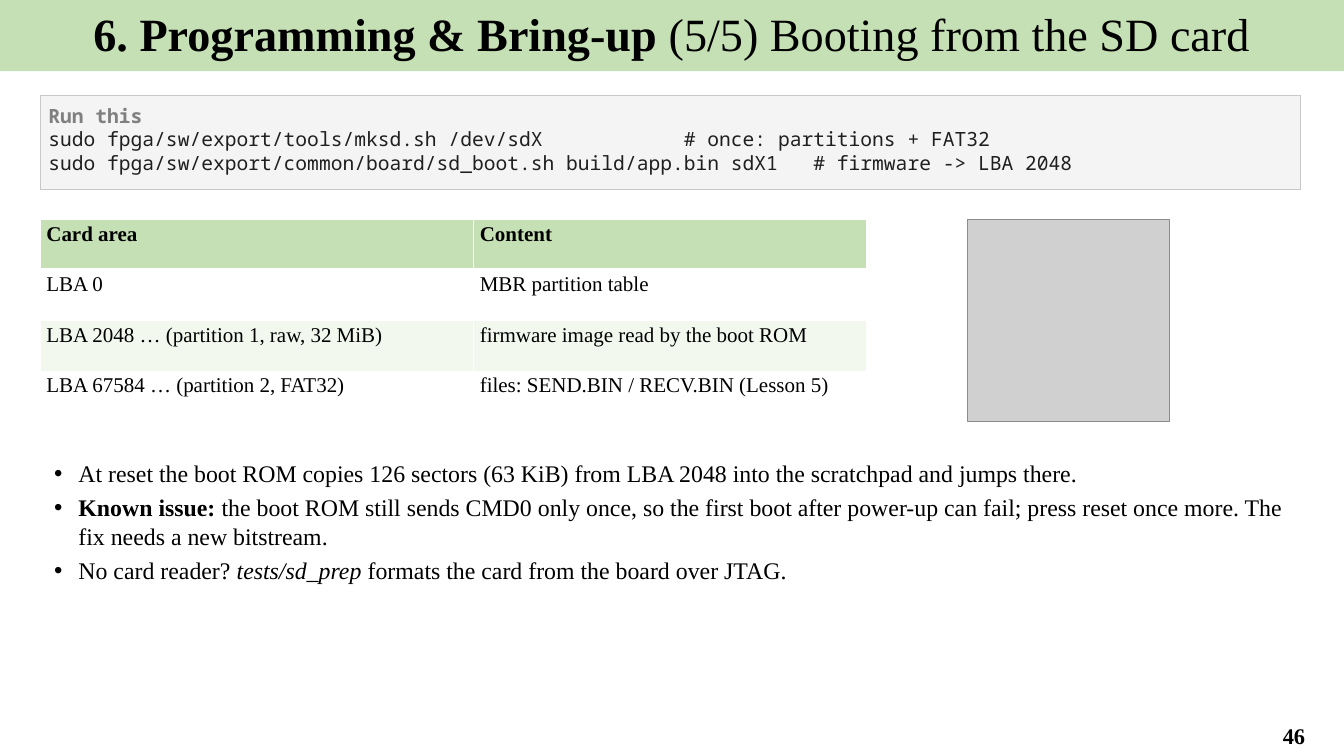
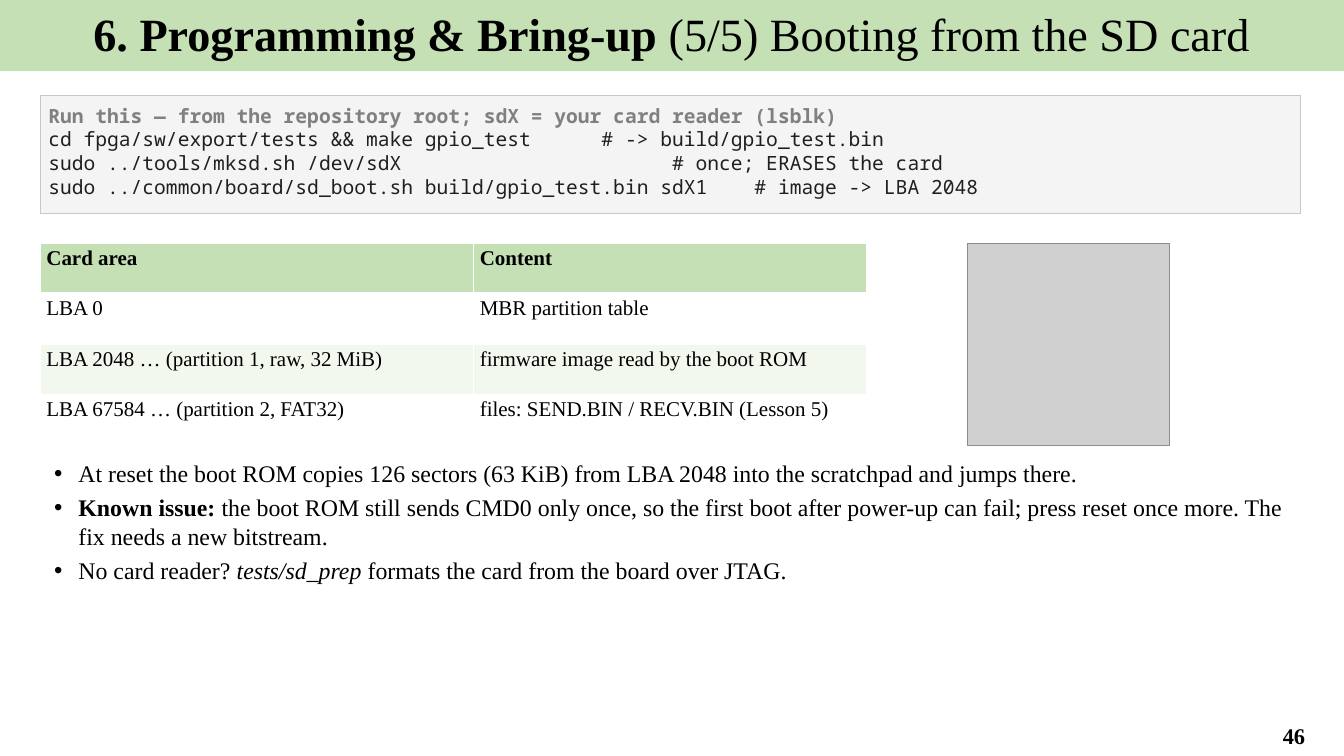
Before and after one commit to Khaiduy/chipyard-edhoc, a slide deck: slide 46 of fpga/sw/export/docs/slides/01_EDHOC_SoC_on_Arty_A7-100T.pptx. Drawn at 1344x756 pixels with LibreOffice and Linux fonts; fonts in the diff are those of the drawing; grey boxes stand for pictures. Boxes give left, top, right and bottom in pixels: in the first picture for what was removed or moved away, otherwise in the second. Text is boxed around its words. In the diff, an @@ line names an element or a change of style, - is before the commit and + after.

```diff
--- a/fpga/sw/export/docs/slides/01_EDHOC_SoC_on_Arty_A7-100T.pptx
+++ b/fpga/sw/export/docs/slides/01_EDHOC_SoC_on_Arty_A7-100T.pptx
@@ rectangle "Run this — from the ...": place and size @@
-rectangle "Run this — from the ..." at box(40, 96, 1301, 190)
+rectangle "Run this — from the ..." at box(40, 96, 1301, 214)
@@ text in rectangle at box(48, 108, 978, 199): text changed @@
-Run this
-sudo fpga/sw/export/tools/mksd.sh /dev/sdX # once: partitions + FAT32
-sudo fpga/sw/export/common/board/sd_boot.sh build/app.bin sdX1 # firmware -> LBA 2048
+Run this — from the repository root; sdX = your card reader (lsblk)
+cd fpga/sw/export/tests && make gpio_test # -> build/gpio_test.bin
+sudo ../tools/mksd.sh /dev/sdX # once; ERASES the card
+sudo ../common/board/sd_boot.sh build/gpio_test.bin sdX1 # image -> LBA 2048
@@ table: place and size @@
-table at box(40, 220, 867, 421)
+table at box(40, 244, 867, 446)
@@ picture: place and size @@
-picture at box(968, 220, 1170, 421)
+picture at box(968, 244, 1170, 446)
```
Also in this commit, not shown: 8 other slides changed, 13 other files.
